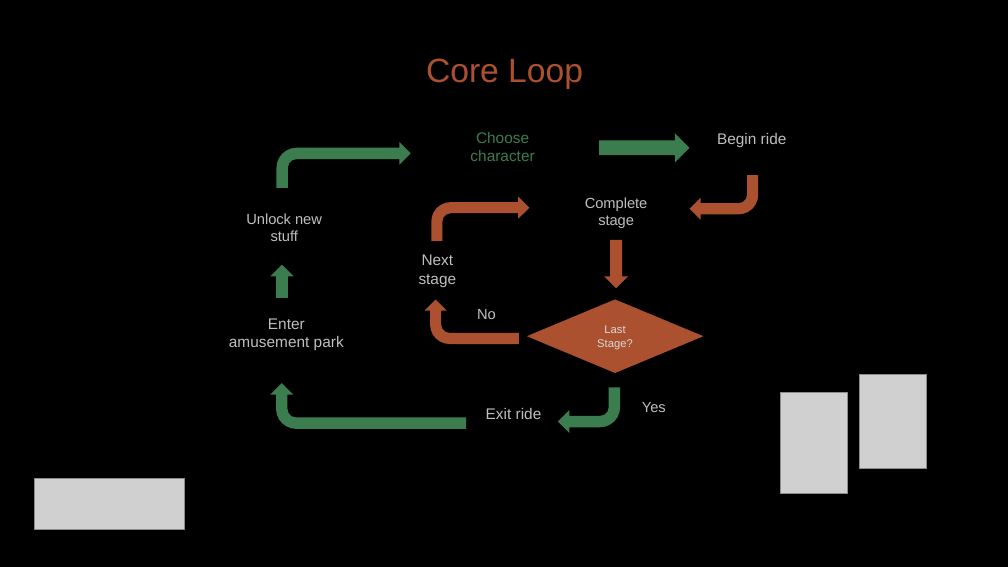
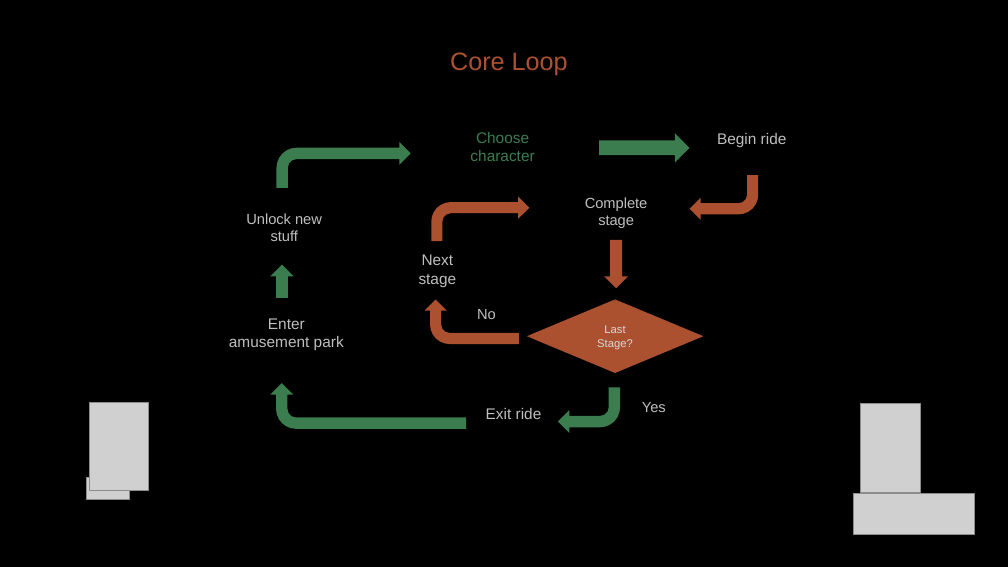
Before and after one commit to diegohcanepa/Remizione, a slide deck: slide 8 of Pitch Deck.pptx. Drawn at 1008x567 pixels with LibreOffice and Linux fonts; fonts in the diff are those of the drawing; grey boxes stand for pictures; background and template pictures are left out. Boxes give left, top, right and bottom in pixels: in the first picture for what was removed or moved away, otherwise in the second. Text is boxed around its words. In the diff, an @@ line names an element or a change of style, - is before the commit and + after.

```diff
--- a/Pitch Deck.pptx
+++ b/Pitch Deck.pptx
@@ text "Core Loop": place and size @@
-text "Core Loop" at box(426, 58, 583, 89)
+text "Core Loop" at box(450, 52, 568, 75)
@@ text "Core Loop" at box(450, 52, 568, 75): size 24 to 18 pt @@
@@ picture: place and size @@
-picture at box(859, 374, 925, 469)
+picture at box(90, 402, 149, 490)
@@ picture: place and size @@
-picture at box(781, 392, 848, 493)
+picture at box(861, 403, 920, 493)
@@ picture added at box(87, 478, 129, 499) @@
@@ picture: place and size @@
-picture at box(34, 479, 184, 529)
+picture at box(854, 493, 975, 534)
```
Also in this commit, not shown: 8 other slides changed, 1 slide added, 1 slide removed, 2 other files.
